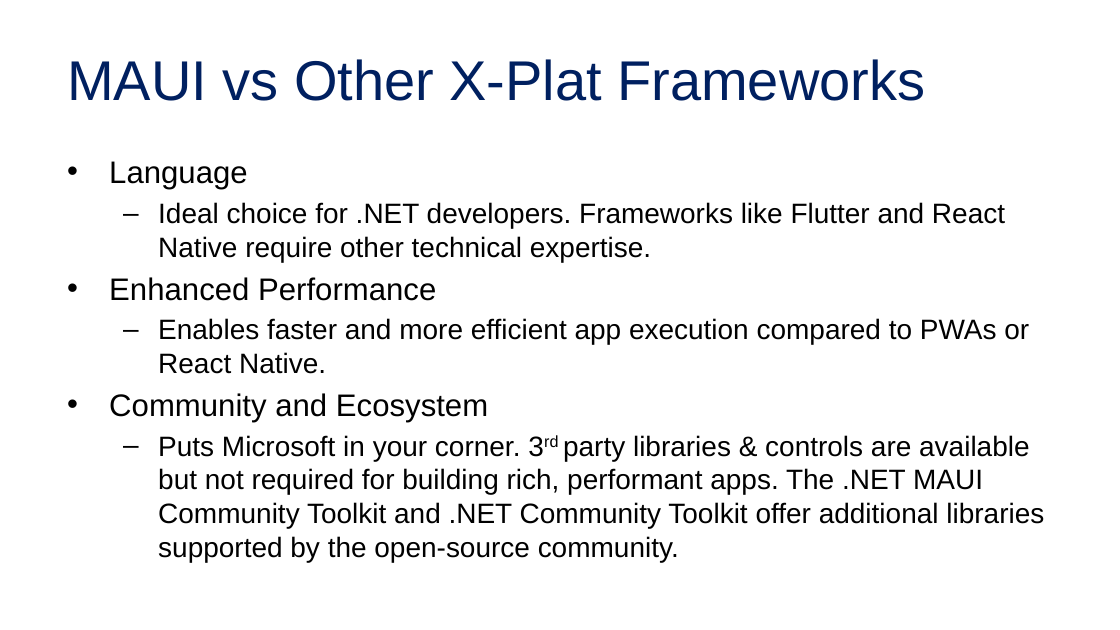
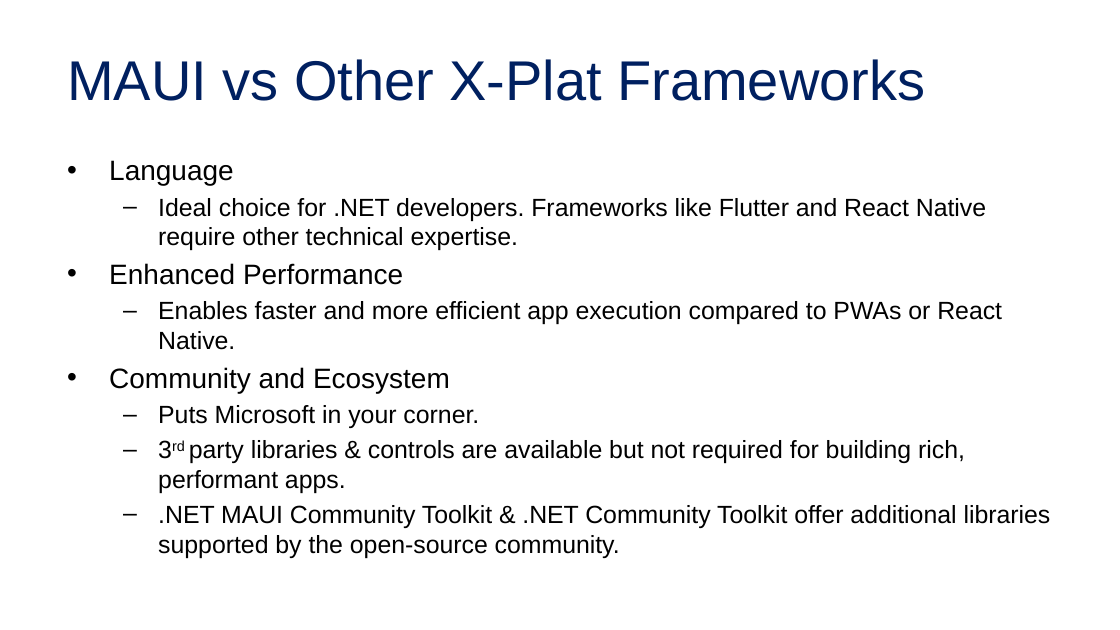
Before and after one commit to alvinashcraft/speaking, a slide deck: slide 7 of 2025/1116_VSLiveOrlando/Maui Toolkit/Create Multi-Platform Apps with .NET.pptx (slide 8 before the commit). Drawn at 1120x630 pixels with LibreOffice and Linux fonts; fonts in the diff are those of the drawing; background and template pictures are left out. Boxes give left, top, right and bottom in pixels: in the first picture for what was removed or moved away, otherwise in the second. Text is boxed around its words. In the diff, an @@ line names an element or a change of style, - is before the commit and + after.

Commit message:
Simplify maui slides for live360 orlando

```diff
--- a/2025/1116_VSLiveOrlando/Maui Toolkit/Create Multi-Platform Apps with .NET.pptx
+++ b/2025/1116_VSLiveOrlando/Maui Toolkit/Create Multi-Platform Apps with .NET.pptx
@@ text at [109,160,1002,393]: size 20 to 18 pt in "Language", "Enhanced Performance", "Community and Ecosystem"; size 18 to 16 pt in "Ideal choice for .NET developers. Frameworks like ...", "Enables faster and more efficient app execution ..." @@
@@ text at [158,405,1051,558]: text changed; size 18 to 16 pt @@
-  – Puts Microsoft in your corner. 3rd party libraries & controls are available but not required for building rich, performant apps. The .NET MAUI Community Toolkit and .NET Community Toolkit offer additional libraries supported by the open-source community.
+  – Puts Microsoft in your corner.
+  – 3rd party libraries & controls are available but not required for building rich, performant apps.
+  – .NET MAUI Community Toolkit & .NET Community Toolkit offer additional libraries supported by the open-source community.
```
Also in this commit, not shown: 9 other slides changed, 12 slides removed.
